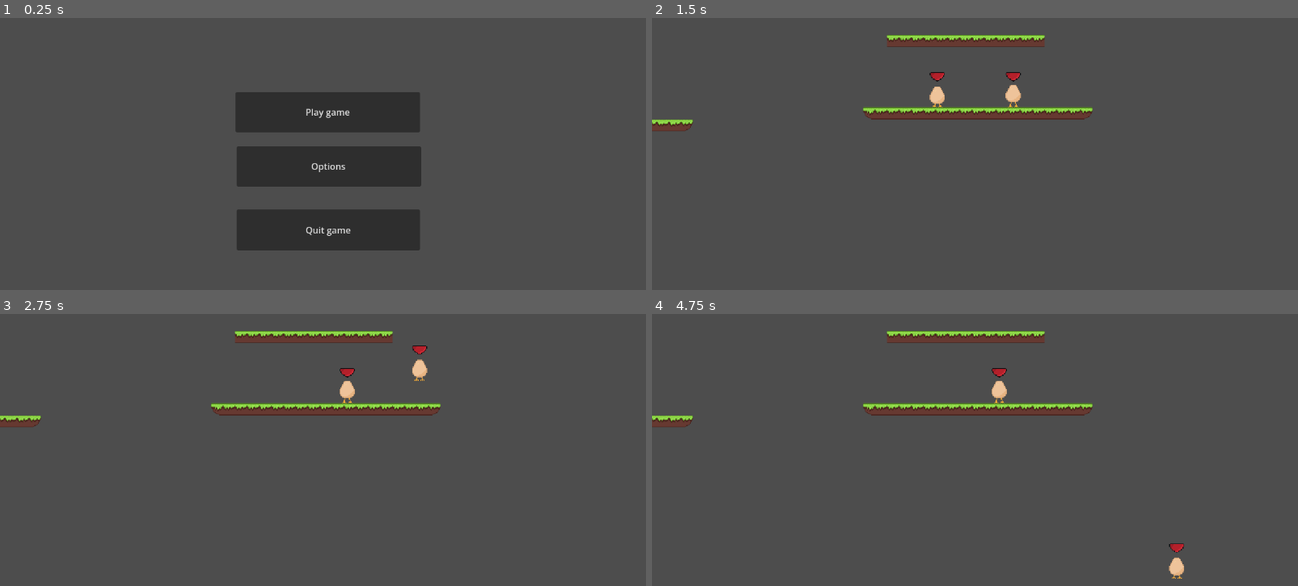
Above: before the commit, frames 1-4 (two rows, left to right).
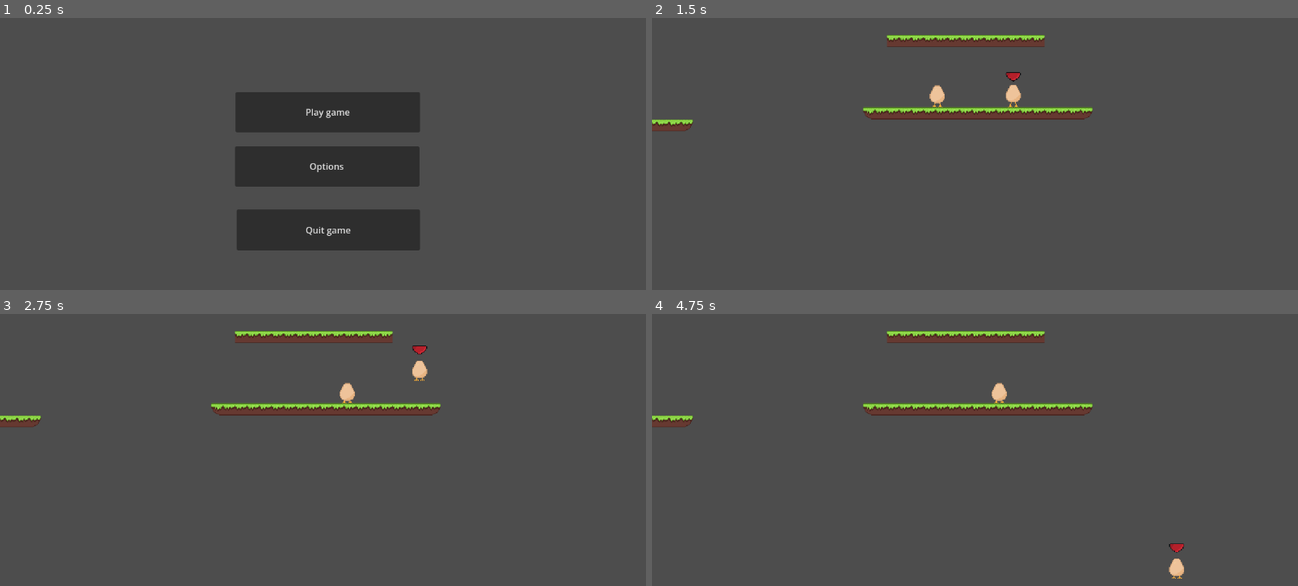
Above: after the commit, the same moments.

Repository: Joseph-R-21139/Teg
Game: Godot game, scene res://Scenes/main_menu.tscn
The game is run twice, just before and just after one commit, with the same random seed, the same clock (stepped at 60 frames per second) and the same inputs.
Inputs:
- Up to frame 1 (0.25 s): no input
- Up to frame 2 (1.5 s): click "Play game" at 0.5 s; click "Start Match" at 1.25 s
- Up to frame 3 (2.75 s): hold D (player_1_right) from 2.03 s (still down); tap Left (player_2_left) at 2.1 s; tap W (player_1_up) at 2.27 s
- Up to frame 4 (4.75 s): tap Right (player_2_right) at 2.85 s; tap W (player_1_up) at 3.02, 4.52 s; release D (player_1_right) at 3.53 s; hold A (player_1_left) 3.53-4.28 s; tap Up (player_2_up) at 3.6 s; hold D (player_1_right) from 4.28 s (still down); tap Left (player_2_left) at 4.35 s

The runs differ from the first frame. In frame 1, 0.1% of the frame differs, in the area x 36-66%, y 47-63%; in frame 2, less than 0.1%; in frame 3, 0.2%, in the area x 52-67%, y 16-33%; in frame 4, 0.2%.
Error before the commit: Invalid assignment of property or key 'visible' with value of type 'bool' on a base object of type 'null instance'. (res://Scripts/player_1.gd:31)

Commit message:
Colision and indicator fix
colision and indicator fix so it actualy works. Also added idle animations

Diff:
--- a/Scenes/main_menu.tscn
+++ b/Scenes/main_menu.tscn
@@ -17,9 +17,9 @@
 text = "Quit game"
 
 [node name="Options_button" type="Button" parent="BUTTONS" unique_id=1711891245]
-offset_left = 422.0
+offset_left = 419.0
 offset_top = 381.0
-offset_right = 751.0
+offset_right = 748.0
 offset_bottom = 453.0
 text = "Options"
 
--- a/Scenes/player_base.tscn
+++ b/Scenes/player_base.tscn
@@ -86,7 +86,7 @@
 "texture": SubResource("AtlasTexture_s4j3i")
 }],
 "loop": true,
-"name": &"default",
+"name": &"idle",
 "speed": 10.0
 }]
 
@@ -112,11 +112,11 @@
 position = Vector2(0, 7.5)
 shape = SubResource("RectangleShape2D_w7s1m")
 
-[node name="AnimatedSprite2D" type="AnimatedSprite2D" parent="player_1" unique_id=319075457]
+[node name="AnimatedSprite2D_1" type="AnimatedSprite2D" parent="player_1" unique_id=319075457]
 texture_filter = 1
 sprite_frames = SubResource("SpriteFrames_et7db")
-frame = 3
-frame_progress = 0.73678166
+animation = &"idle"
+frame_progress = 0.7219538
 
 [node name="INDICATOR" parent="player_1" unique_id=1933231571 instance=ExtResource("4_w7s1m")]
 
@@ -135,12 +135,13 @@
 position = Vector2(0, 7)
 shape = SubResource("RectangleShape2D_1xuw1")
 
-[node name="AnimatedSprite2D" type="AnimatedSprite2D" parent="player_2" unique_id=1644013872]
+[node name="AnimatedSprite2D_2" type="AnimatedSprite2D" parent="player_2" unique_id=1644013872]
 texture_filter = 1
 sprite_frames = SubResource("SpriteFrames_et7db")
-frame_progress = 0.51644504
+animation = &"idle"
 
 [node name="INDICATOR2" parent="player_2" unique_id=970931867 instance=ExtResource("4_w7s1m")]
 
-[connection signal="body_entered" from="player_1/player_1_tag_area" to="player_2" method="_on_player_1_tag_area_body_entered"]
+[connection signal="area_entered" from="player_1/player_1_tag_area" to="player_1" method="_on_player_1_tag_area_area_entered"]
+[connection signal="body_entered" from="player_1/player_1_tag_area" to="player_1" method="_on_player_1_tag_area_body_entered"]
 [connection signal="body_entered" from="player_2/player_2_tag_area" to="player_1" method="_on_player_2_tag_area_body_entered"]
--- a/Scripts/player_1.gd
+++ b/Scripts/player_1.gd
@@ -6,7 +6,10 @@
 
 
 func _physics_process(delta: float) -> void:
-	# Add the gravity.
+	$AnimatedSprite2D_1.play("idle")
+	$"../player_2/AnimatedSprite2D_2".play("idle")
+	player_1_tag_indicator()
+
 	if not is_on_floor():
 		velocity += get_gravity() * delta *2.6
 
@@ -24,10 +27,17 @@
 
 	move_and_slide()
 
+func player_1_tag_indicator():
+	if TaggingScript.player_1_in == false:
+		$INDICATOR.hide()
+	else:
+		$INDICATOR.show()
 
 
-func _ready() -> void:
-			if TaggingScript.player_1_in == true:
-				$indicator_sprite.visible = false
-			else:
-				$indicator_sprite.visible = true
+
+
+
+
+
+func _on_player_1_tag_area_area_entered(area: Area2D) -> void:
+	TaggingScript.player_1_in = !TaggingScript.player_1_in
--- a/Scripts/player_2.gd
+++ b/Scripts/player_2.gd
@@ -5,7 +5,7 @@
 
 
 func _physics_process(delta: float) -> void:
-	# Add the gravity.
+	player_2_tag_indicator()
 	if not is_on_floor():
 		velocity += get_gravity() * delta *2.6
 
@@ -25,9 +25,8 @@
 
 
 
-
-func _indicator_player_2_visability():
-	if TaggingScript.player_2_in == true:
-		$INDICATOR2.modulate.a = 0.0
+func player_2_tag_indicator():
+	if TaggingScript.player_1_in == true:
+		$INDICATOR2.hide()
 	else:
-		$INDICATOR2.modulate.a = 1.0
+		$INDICATOR2.show()
--- /dev/null
+++ b/node_2d.tscn
@@ -0,0 +1,3 @@
+[gd_scene format=3 uid="uid://1fsguhefc2gs"]
+
+[node name="Node2D" type="Node2D" unique_id=1761386812]
--- a/tagging_script.gd
+++ b/tagging_script.gd
@@ -1,4 +1,3 @@
 extends Node
 
-var player_1_in = true
-var player_2_in = false
+var player_1_in = false
Renamed: Scenes/play_stage_forrest.gd -> Scripts/play_stage_forrest.gd
Renamed: Scenes/play_stage_forrest.gd.uid -> Scripts/play_stage_forrest.gd.uid
